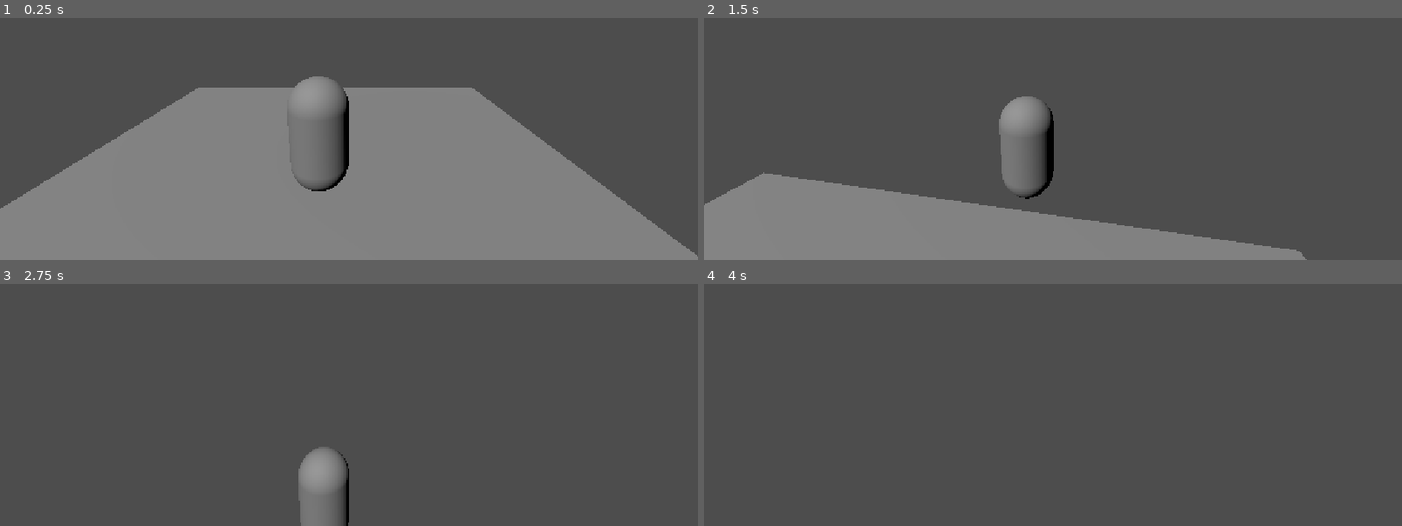
Above: before the commit, frames 1-4 (two rows, left to right).
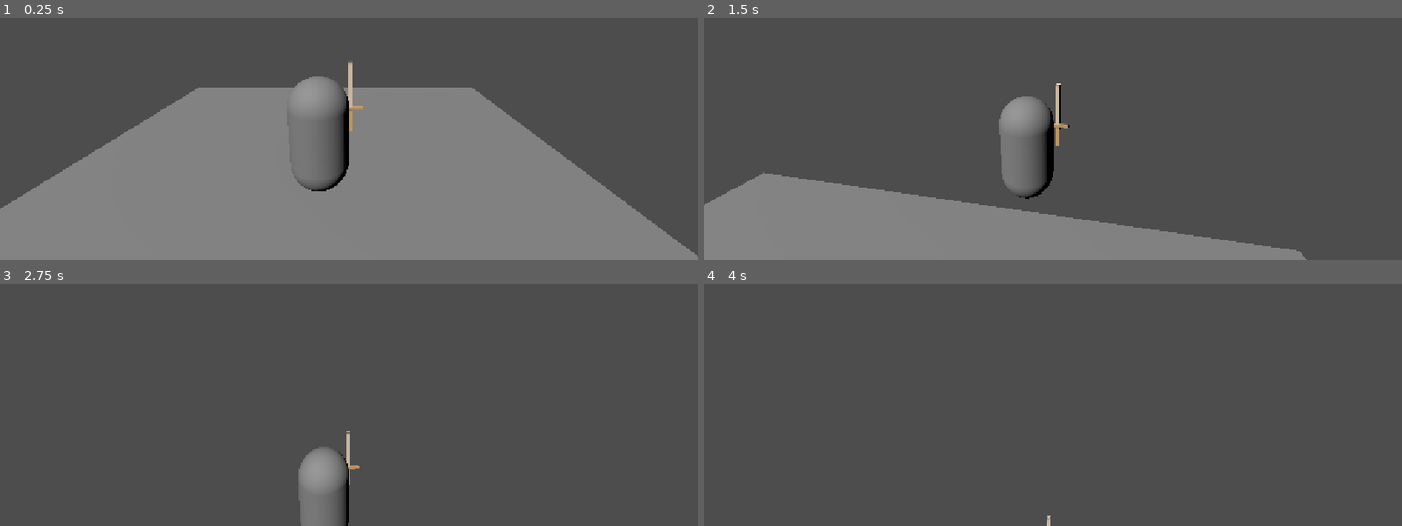
Above: after the commit, the same moments.

Repository: felipeallen20/valero-arpg
Game: Godot game, scene res://scenes/world.tscn
The game is run twice, just before and just after one commit, with the same random seed, the same clock (stepped at 60 frames per second) and the same inputs. The project has no main scene, so this scene is started directly.
Inputs (mouse positions are in pixels of both pictures, inside the frame that each line leads up to):
- Up to frame 1 (0.25 s): no input
- Up to frame 2 (1.5 s): move the mouse to (1087, 61) at 0.52 s; hold W (forward) from 0.53 s (still down); click (1087, 61) at 0.67 s; tap Space (jump) at 0.77 s; move the mouse to (1018, 66) at 1.27 s
- Up to frame 3 (2.75 s): keep holding W (forward); tap Space (jump) at 1.52 s; move the mouse to (362, 322) at 2.02 s
- Up to frame 4 (4 s): keep holding W (forward); move the mouse to (1046, 337) at 2.77 s; click (1046, 337) at 2.92 s; tap Space (jump) at 3.02, 3.77 s; move the mouse to (1101, 334) at 3.52 s

The runs differ from the first frame. In frame 1, 0.2% of the frame differs, in the area x 49-52%, y 17-47%; in frame 2, 0.2%, in the area x 50-53%, y 26-53%; in frame 3, 0.1%; in frame 4, less than 0.1%.

Commit message:
Sword putted in the player hand

Diff:
--- a/valero/scenes/player.tscn
+++ b/valero/scenes/player.tscn
@@ -2,6 +2,7 @@
 
 [ext_resource type="Script" uid="uid://cuv0ovrg8ql0y" path="res://scripts/player/player.gd" id="1_3vyb7"]
 [ext_resource type="Script" uid="uid://d0g2w5ly45ill" path="res://scripts/player/player_camera.gd" id="2_g2els"]
+[ext_resource type="PackedScene" uid="uid://c5sjv3oxst7b3" path="res://scenes/weapons/practice_sword.tscn" id="3_qhqgy"]
 
 [sub_resource type="CapsuleMesh" id="CapsuleMesh_qhqgy"]
 
@@ -29,3 +30,6 @@
 
 [node name="Camera3D" type="Camera3D" parent="ThirdPerson/SpringArm3D" unique_id=140741032]
 current = true
+
+[node name="PracticeSword" parent="." unique_id=938474064 instance=ExtResource("3_qhqgy")]
+transform = Transform3D(1.75, 0, 0, 0, 1.75, 0, 0, 0, 1.75, 0.51834464, -0.357847, -0.37549663)
--- a/valero/scenes/weapons/practice_sword.tscn
+++ b/valero/scenes/weapons/practice_sword.tscn
@@ -19,13 +19,14 @@
 albedo_texture = ExtResource("5_rt4hf")
 
 [node name="PracticeSword" type="Node3D" unique_id=938474064]
+transform = Transform3D(1.75, 0, 0, 0, 1.75, 0, 0, 0, 1.75, 0, -0.16624108, 0)
 script = ExtResource("1_hvg78")
 
 [node name="Hitbox" type="Area3D" parent="." unique_id=563772348]
 transform = Transform3D(1, 0, 0, 0, 1, 0, 0, 0, 1, 0, -0.0025238395, 0)
 
 [node name="CollisionShape3D" type="CollisionShape3D" parent="Hitbox" unique_id=1771601606]
-transform = Transform3D(0.1, 0, 0, 0, 0.5, 0, 0, 0, 0.05, 0, 0.65761334, 0.014994204)
+transform = Transform3D(0.1, 0, 0, 0, 0.5, 0, 0, 0, 0.05, 0.0071227048, 0.6641387, 0.020778982)
 shape = SubResource("BoxShape3D_jxsi6")
 
 [node name="Mesh" type="MeshInstance3D" parent="." unique_id=1804440856]
